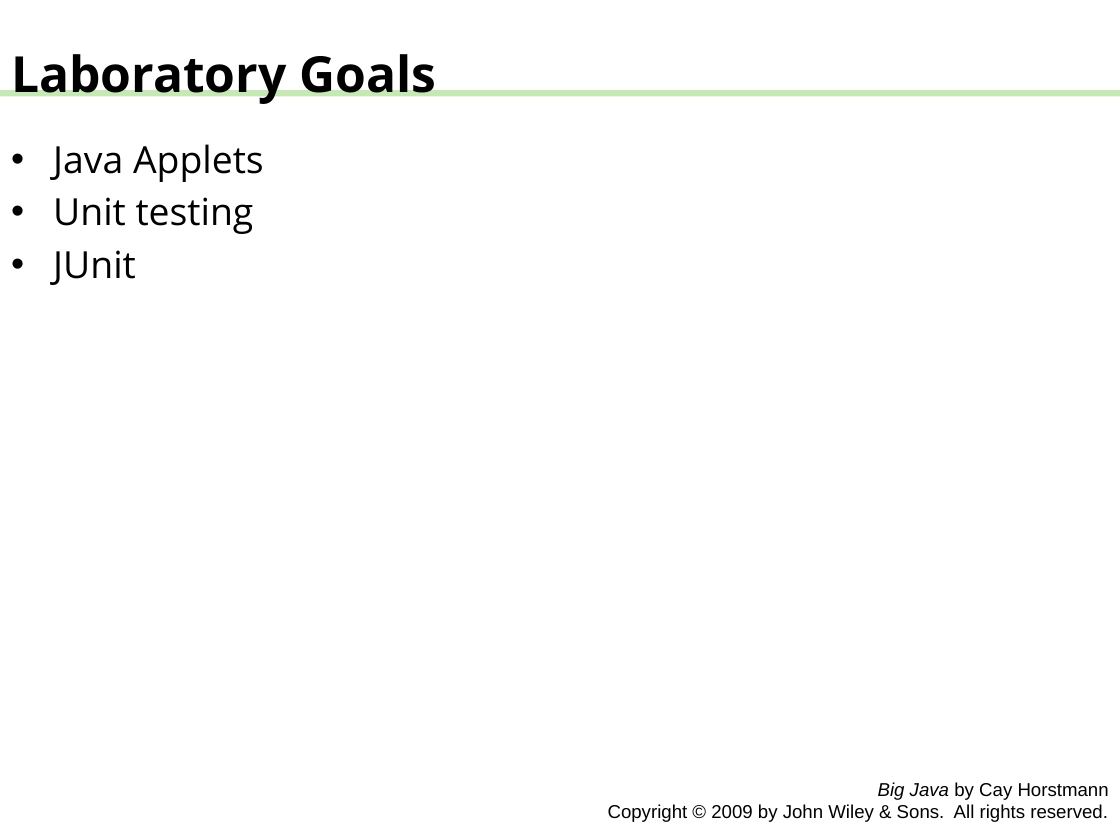
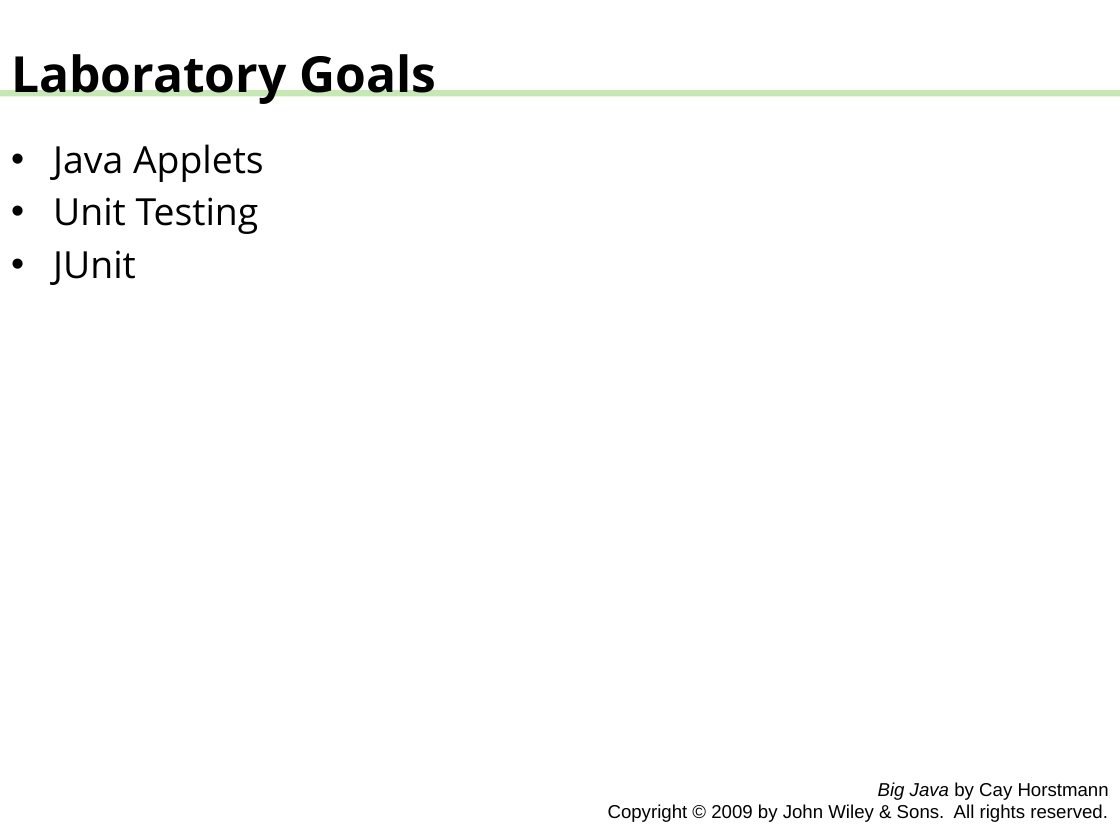
Before and after one commit to Apo45ty/ICOM4015LABS, a slide deck: slide 2 of Laboratory_02/presentation.pptx. Drawn at 1120x840 pixels with LibreOffice and Linux fonts; fonts in the diff are those of the drawing. Boxes give left, top, right and bottom in pixels: in the first picture for what was removed or moved away, otherwise in the second. Text is boxed around its words. In the diff, an @@ line names an element or a change of style, - is before the commit and + after.

```diff
--- a/Laboratory_02/presentation.pptx
+++ b/Laboratory_02/presentation.pptx
@@ text at (53,197,259,234): text changed @@
-• Unit testing
+• Unit Testing
```
Also in this commit, not shown: 1 other slide changed, 1 slide added, 12 other files.
